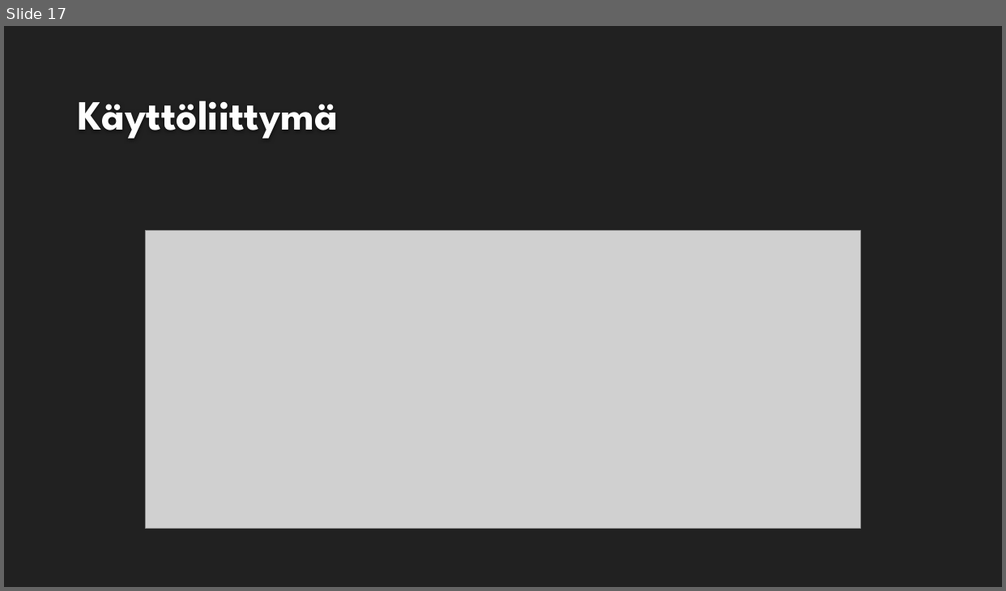
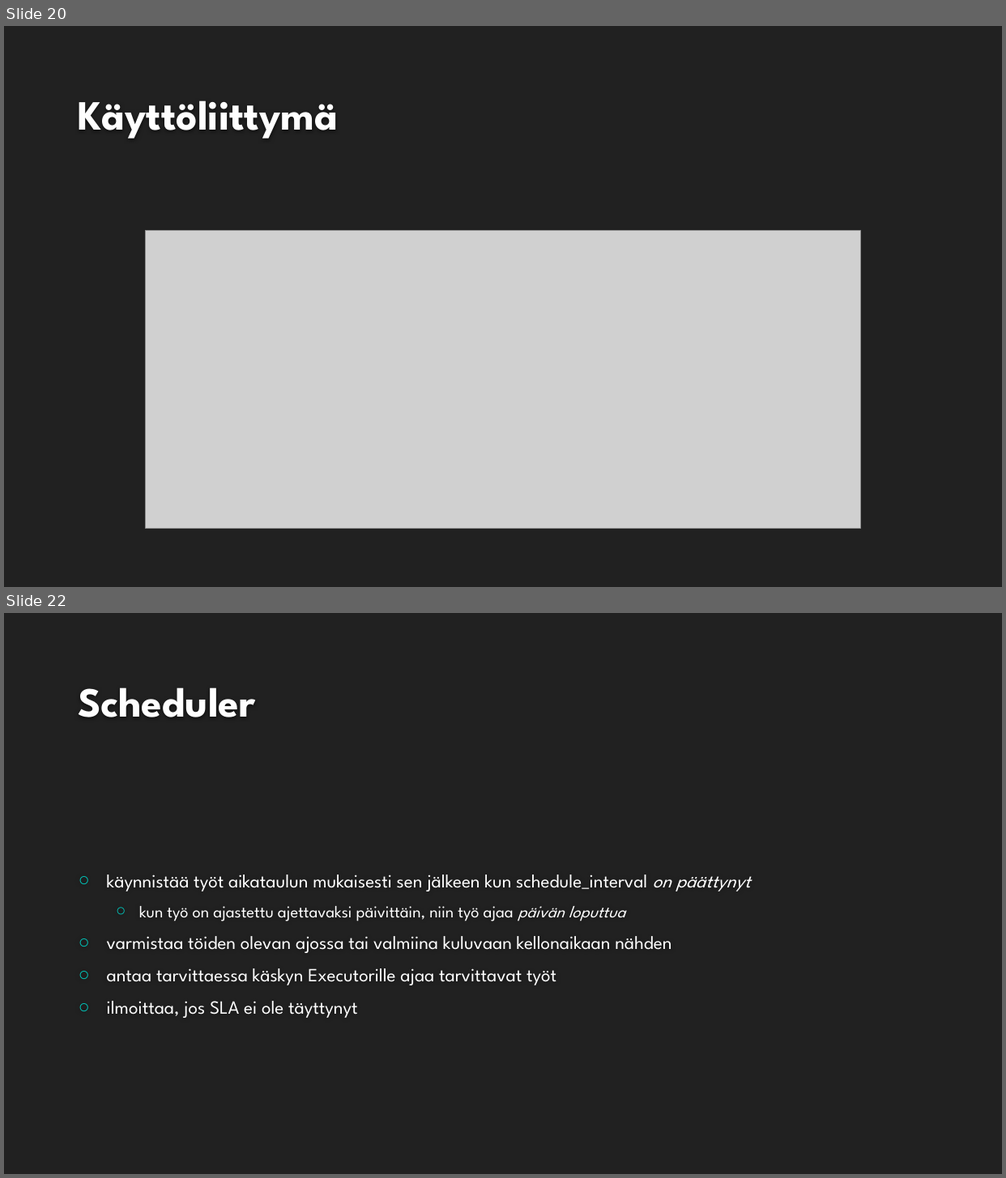
Before and after one commit to mremes/airflow-koulutus, a slide deck: presentation/Airflow_koulutus.pptx. Shown one above the other, each under a label of ours: slide 17 before the commit, slides 20 and 22 after it; the slides between them are not shown. The pictures are 1006x591 and 1006x1178 pixels, drawn with LibreOffice and Linux fonts; fonts in the diff are those of the drawing; grey boxes stand for pictures; background and template pictures are left out. Boxes give left, top, right and bottom in pixels: in the first picture for what was removed or moved away, otherwise in the second. Text is boxed around its words. In the diff, an @@ line names an element or a change of style, - is before the commit and + after.

```diff
--- a/presentation/Airflow_koulutus.pptx
+++ b/presentation/Airflow_koulutus.pptx
@@ slide 22 added at (4,613,1002,1174), background #212121 @@
@@ title added at (78,688,255,717), 40 pt, text #FEFEFE, bold @@
+Scheduler
@@ text added at (107,875,751,1018), 18 pt, text #FFFFFF @@
+○ käynnistää työt aikataulun mukaisesti sen jälkeen kun schedule_interval on päättynyt
+  ○ kun työ on ajastettu ajettavaksi päivittäin, niin työ ajaa päivän loputtua
+○ varmistaa töiden olevan ajossa tai valmiina kuluvaan kellonaikaan nähden
+○ antaa tarvittaessa käskyn Executorille ajaa tarvittavat työt
+○ ilmoittaa, jos SLA ei ole täyttynyt
@@ what was slide 17 is now slide 20 @@
```
Also in this commit, not shown: 7 slides changed, 4 other slides added.
